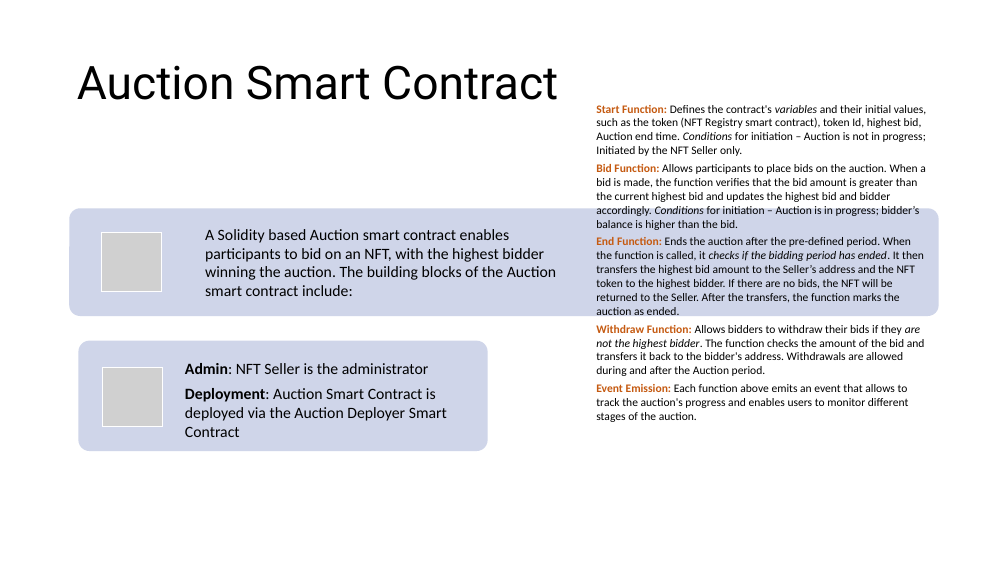
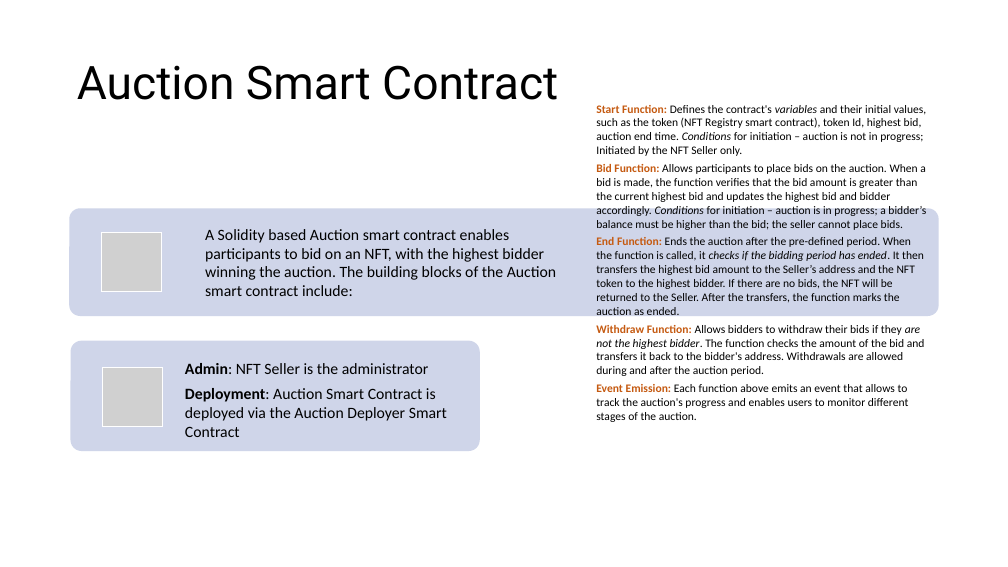
Before and after one commit to BorisDudkin/FinTech_Project_3_Digital_Art, a slide deck: slide 3 of Digital Art Solutions.pptx. Drawn at 1008x567 pixels with LibreOffice and Linux fonts; fonts in the diff are those of the drawing; grey boxes stand for pictures. Boxes give left, top, right and bottom in pixels: in the first picture for what was removed or moved away, otherwise in the second. Text is boxed around its words. In the diff, an @@ line names an element or a change of style, - is before the commit and + after.

Commit message:
slides updated with the new bid function condition

```diff
--- a/Digital Art Solutions.pptx
+++ b/Digital Art Solutions.pptx
@@ text at (596, 118, 926, 230): text changed @@
-Start Function: Defines the contract's variables and their initial values, such as the token (NFT Registry smart contract), token Id, highest bid, Auction end time. Conditions for initiation – Auction is not in progress; Initiated by the NFT Seller only.
-Bid Function: Allows participants to place bids on the auction. When a bid is made, the function verifies that the bid amount is greater than the current highest bid and updates the highest bid and bidder accordingly. Conditions for initiation – Auction is in progress; bidder’s balance is higher than the bid.
+Start Function: Defines the contract's variables and their initial values, such as the token (NFT Registry smart contract), token Id, highest bid, auction end time. Conditions for initiation – auction is not in progress; Initiated by the NFT Seller only.
+Bid Function: Allows participants to place bids on the auction. When a bid is made, the function verifies that the bid amount is greater than the current highest bid and updates the highest bid and bidder accordingly. Conditions for initiation – auction is in progress; a bidder’s balance must be higher than the bid; the seller cannot place bids.
@@ text at (596, 325, 925, 376): text changed @@
-Withdraw Function: Allows bidders to withdraw their bids if they are not the highest bidder. The function checks the amount of the bid and transfers it back to the bidder's address. Withdrawals are allowed during and after the Auction period.
+Withdraw Function: Allows bidders to withdraw their bids if they are not the highest bidder. The function checks the amount of the bid and transfers it back to the bidder's address. Withdrawals are allowed during and after the auction period.
@@ rounded rectangle: place and size @@
-rounded rectangle at (79, 341, 488, 451)
+rounded rectangle at (70, 341, 479, 451)
```
